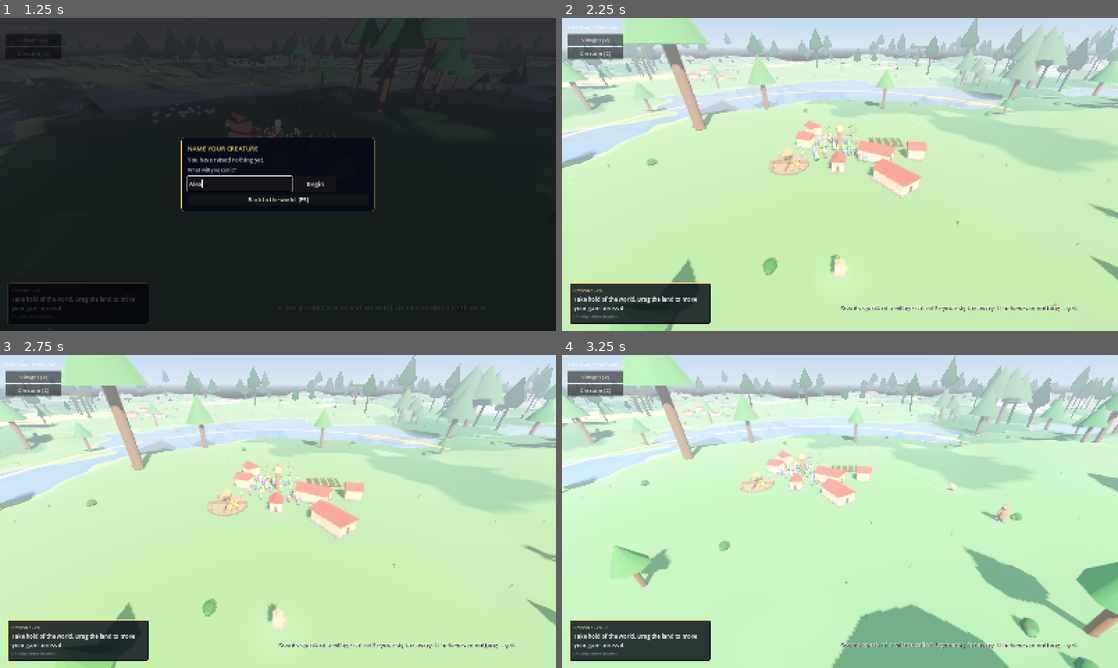
Above: before the commit, frames 1-4 (two rows, left to right).
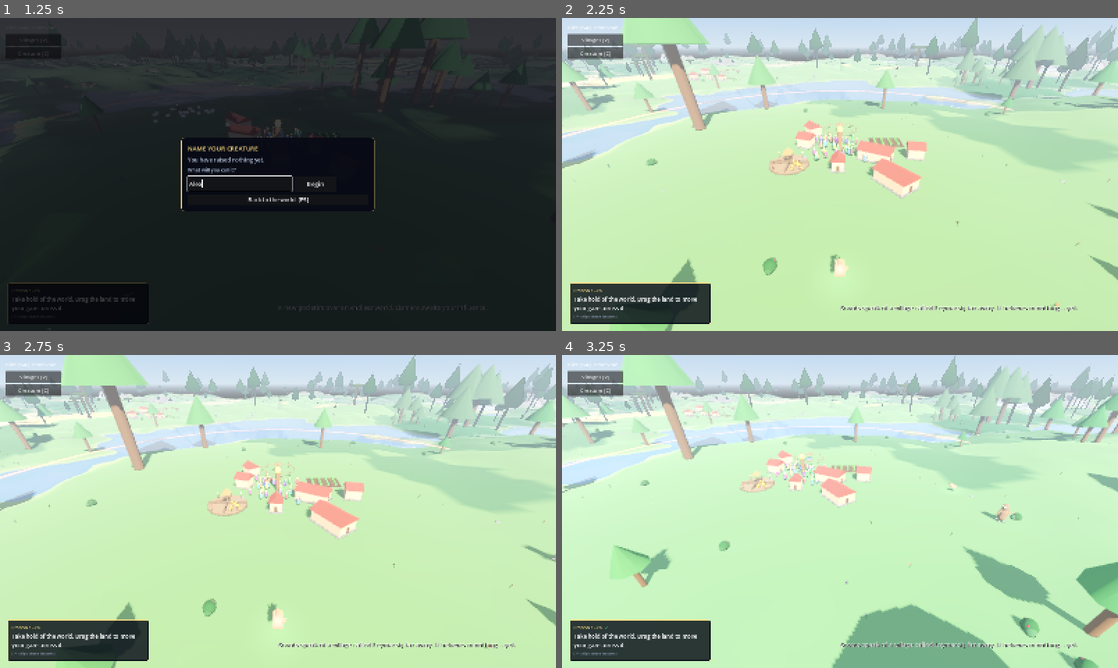
Above: after the commit, the same moments.

Repository: tjloman/tjloman
Game: Godot game, scene res://scenes/main.tscn
The game is run twice, just before and just after one commit, with the same random seed, the same clock (stepped at 60 frames per second) and the same inputs.
Inputs (mouse positions are in pixels of both pictures, inside the frame that each line leads up to):
- Up to frame 1 (1.25 s): click (239, 183) at 0.52 s; type "Alex" at 0.6 s
- Up to frame 2 (2.25 s): click "Begin" at 1.25 s; click "Begin" at 2 s
- Up to frame 3 (2.75 s): no input
- Up to frame 4 (3.25 s): tap Enter at 2.75 s; move the mouse to (962, 495) at 2.77 s; hold Right from 2.78 s (still down); hold S (cam_back) from 2.78 s (still down); click (962, 495) at 2.92 s

Frame 1 is identical in both runs. In frame 2, 0.1% of the frame differs, in the area x 28-54%, y 17-46%; in frame 3, 0.1%, in the area x 25-54%, y 17-48%; in frame 4, less than 0.1%.

Commit message:
Buildings stand on the ground that is drawn, not on the noise
THE SCHOOLHOUSE WAS UNDER THE DIRT. The town raised it, it sank into the green,
and the children gave up and walked back to the totem.

`WorldGen.height_at` is a continuous function and it is exact at any point you
care to ask about. The terrain the player can SEE is not that function: it is a
grid of samples off it, four metres apart, with two flat triangles stretched
over every cell — the same grid handed to the collision heightmap so that what
you see and what you walk on cannot disagree. Between those samples the drawn
ground is a PLANE THROUGH THREE CORNERS, and in a hollow that plane sits above
the true surface. Working the shipped noise out octave by octave: 0.47m on
grass, 0.86m in rocky hills. A schoolhouse doorway is 1.3m tall and starts at
nothing, so half a metre is the doorway underground and the plinth gone.

Every building in the game was settled against the noise, by a placer that also
guessed at their footprints — a flat 2.2m half-width for a barn five metres
across, a schoolhouse four and a half, and a longhouse near six.

THE FIX IS NOT A FUDGE FACTOR. The drawn ground is piecewise linear between
grid corners, so its highest point over any footprint is exactly the highest of
the corners that footprint covers. Ask for that and no part of a building can be
below the ground, on any terrain, ever — nine noise samples for a schoolhouse,
paid once, on the frame it is raised.

And the building measures ITSELF. The placer decides where; the thing being
placed decides how high, off its own collision shape, turned by its own
rotation, because the placer does not know how big it is and has been guessing
wrong at it for a long time. Same bargain Util.within makes with a blow's reach,
and for the same reason: a table of footprints kept anywhere else drifts from
the meshes and nothing says so.

The dock is the one exception and stays one: its deck stands at the waterline
with most of its footprint over open water, and the highest ground under that
footprint is the beach it is built to reach out from.

Also: two integer divisions of my own, both warned about at load and both
deliberate — the rank of a projectile in a volley and the rank of a beast in a
drove column. Marked as meant. A sweep of the rest of the tree turns up no
others: every other division in it is by a float.

tools/footing.py works the interpolation error out from the shipped noise rather
than asserting it, and guards the two things the fix rests on — that the sweep
samples GRID CORNERS and nothing else, and that it uses the step the chunks
actually mesh at. Seven of its eight checks were verified against the exact
broken tree; the eighth could only fail if somebody flattened the whole world,
so it is printed as a number and no longer claims to be a check.

Co-Authored-By: Claude Opus 5 <noreply@anthropic.com>
Claude-Session: https://claude.ai/code/session_01NqBKfyc5c6bViy6kUi2S7P

Diff:
--- a/scripts/animals/drove.gd
+++ b/scripts/animals/drove.gd
@@ -163,7 +163,10 @@
 		# Centred on the herd's own heart rather than trailing behind it, or
 		# `Herd._recentre` would spend the rest of the day dragging the mass
 		# forward onto the column and the column back off it.
-		var back := (float(i / ABREAST) - float(ranks - 1) * 0.5) * RANK_GAP
+		# Integer division ON PURPOSE: which RANK of the column this one is in.
+		@warning_ignore("integer_division")
+		var rank := i / ABREAST
+		var back := (float(rank) - float(ranks - 1) * 0.5) * RANK_GAP
 		var side := (float(i % ABREAST) - float(ABREAST - 1) * 0.5) * FILE_GAP
 		# AND NOBODY IS QUITE IN LINE. Off the row's own index, so it is the
 		# same lean every time this column forms — a drove, not a parade, and
--- a/scripts/miracles/volley.gd
+++ b/scripts/miracles/volley.gd
@@ -88,7 +88,11 @@
 		# LEFT, RIGHT, FURTHER LEFT, FURTHER RIGHT — so the volley grows out
 		# from the shot the player actually took, and the one they aimed is
 		# always the one in the middle.
-		var lean := float((i + 1) / 2) * (-1.0 if i % 2 == 1 else 1.0)
+		# Integer division ON PURPOSE: 1,2,3,4 become ranks 1,1,2,2 — which is
+		# what "one out on each side, then two out on each side" means.
+		@warning_ignore("integer_division")
+		var rank := (i + 1) / 2
+		var lean := float(rank) * (-1.0 if i % 2 == 1 else 1.0)
 		where.add_child(twin)
 		twin.global_position = first.global_position + side * (gap * lean)
 		var away := vel.rotated(Vector3.UP, deg_to_rad(step * lean)) \
--- a/scripts/world/edubba.gd
+++ b/scripts/world/edubba.gd
@@ -144,6 +144,16 @@
 			add_child(Util.box(Vector3(0.5, 0.5, 0.08), Color(0.4, 0.55, 0.6), Vector3(x, 1.3, 1.5)))
 		# A little standing tablet by the door, to read as "school".
 		add_child(Util.box(Vector3(0.5, 0.7, 0.08), Color(0.72, 0.64, 0.5), Vector3(1.5, 0.9, 1.2)))
+
+	# AND THEN IT SITS DOWN ON THE GROUND THAT IS ACTUALLY DRAWN.
+	#
+	# This is the building it was found on: the town raised a school, the school
+	# sank into the green, and the children gave up and walked back to the
+	# totem. The placer settles a spot against `height_at`, which is the noise —
+	# and the hillside you can see is a four-metre grid of samples off that
+	# noise with flat triangles between them, so in a hollow the drawn ground
+	# sits most of a metre ABOVE the number the school was given. See Footing.
+	Footing.settle(self, get_tree().get_first_node_in_group("world_gen") as WorldGen)
 
 
 ## HOW MANY CLASSES ARE RUNNING — one per teacher actually standing in the
--- /dev/null
+++ b/scripts/world/footing.gd
@@ -0,0 +1,116 @@
+class_name Footing
+## WHAT HEIGHT A BUILDING STANDS AT, measured against the ground that is
+## actually drawn rather than against the ground the noise says is there.
+##
+## THE TWO ARE NOT THE SAME, and that is the whole reason this file exists.
+## `WorldGen.height_at` is a continuous function — noise plus whatever scars
+## have been cut into it — and it is exact at any point you care to ask about.
+## The terrain you can SEE is not that function: it is a grid of samples off it,
+## four metres apart, with two triangles stretched over every cell (see
+## Chunk._build_terrain, which hands the same grid to the collision heightmap so
+## that what you see and what you walk on cannot disagree).
+##
+## Between those samples the drawn ground is a FLAT PLANE through three corners,
+## and in a hollow — where the land curves up away from the middle of the cell —
+## that plane sits ABOVE the true surface by as much as the curvature over four
+## metres, which on this terrain is the better part of a metre.
+##
+## So a building settled at `height_at` in a hollow is settled UNDERNEATH the
+## hillside it is standing on. Its plinth is buried, its doorway is buried, and
+## from above you see a roof lying in the grass. The schoolhouse is the one this
+## was found on — the town raised it, it sank into the green, and the children
+## gave up and went back to the totem.
+##
+## THE FIX IS NOT A FUDGE FACTOR. The drawn ground is piecewise linear between
+## grid corners, so its highest point over any footprint is exactly the highest
+## of the corners that footprint covers. Ask for that and no part of the
+## building can be below the ground, ever, on any terrain — and it is nine noise
+## samples for a schoolhouse, paid once, on the frame it is raised.
+
+## A ceiling on the sweep, for anything with an enormous footprint. A jetty is
+## sixteen metres of deck; nothing needs two hundred samples to stand up.
+const MOST_CORNERS := 64
+
+## The least a thing is treated as being, so something with no collision shape
+## at all still settles against a cell rather than a point.
+const LEAST_HALF := 0.5
+
+
+## THE HIGHEST CORNER OF THE DRAWN GROUND under this footprint.
+##
+## `at` and `half` are in world XZ. The grid is absolute: a chunk's origin is an
+## exact multiple of CHUNK_SIZE (see WorldGen._spawn_chunk) and its samples step
+## evenly across it, so grid corners fall on multiples of the step in world
+## space and this needs no chunk to ask.
+static func under(world: WorldGen, at: Vector2, half: Vector2) -> float:
+	if world == null:
+		return -INF
+	var step := WorldGen.CHUNK_SIZE / float(maxi(world.chunk_cells, 1))
+	var x0 := floori((at.x - half.x) / step)
+	var x1 := ceili((at.x + half.x) / step)
+	var z0 := floori((at.y - half.y) / step)
+	var z1 := ceili((at.y + half.y) / step)
+	var top := -INF
+	var taken := 0
+	for gz in range(z0, z1 + 1):
+		for gx in range(x0, x1 + 1):
+			top = maxf(top, world.height_at(float(gx) * step, float(gz) * step))
+			taken += 1
+			if taken >= MOST_CORNERS:
+				return top
+	return top
+
+
+## SIT THIS THING ON THE GROUND. Measured off its OWN collision shape, so the
+## building's size and the height it settles at can never be two opinions — the
+## same bargain `Util.within` makes with a blow's reach, and for the same
+## reason: a table of footprints kept somewhere else drifts from the meshes and
+## nothing says so.
+##
+## Called at the END of a building's own `_ready`, after its shape exists. The
+## placer decides WHERE; the building decides how high, because the placer does
+## not know how big it is and has guessed wrong about it for a long time.
+static func settle(what: Node3D, world: WorldGen) -> void:
+	if what == null or not is_instance_valid(what) or not what.is_inside_tree():
+		return
+	var half := footprint_of(what)
+	if half == Vector2.ZERO:
+		return
+	var here := what.global_position
+	var top := under(world, Vector2(here.x, here.z), half)
+	if is_finite(top):
+		what.global_position.y = top
+
+
+## HOW WIDE THIS THING IS ON THE GROUND, as a world-axis half-extent — the
+## rectangle its collision shape occupies, turned by whatever the thing is
+## turned by. A village is rotated and everything in it with it, so a footprint
+## measured in local space and used in world space is the wrong rectangle.
+static func footprint_of(what: Node3D) -> Vector2:
+	var half := Vector2.ZERO
+	for child in what.get_children():
+		var col := child as CollisionShape3D
+		if col == null or col.shape == null:
+			continue
+		var crate := col.shape as BoxShape3D
+		if crate != null:
+			half = half.max(Vector2(crate.size.x, crate.size.z) * 0.5)
+			continue
+		var tube := col.shape as CylinderShape3D
+		if tube != null:
+			half = half.max(Vector2(tube.radius, tube.radius))
+			continue
+		var ball := col.shape as SphereShape3D
+		if ball != null:
+			half = half.max(Vector2(ball.radius, ball.radius))
+	if half == Vector2.ZERO:
+		return Vector2.ZERO
+	half = half.max(Vector2(LEAST_HALF, LEAST_HALF))
+	# THE AABB OF THE TURNED RECTANGLE. Exact, not a circumscribed square: a
+	# schoolhouse turned forty degrees covers a different set of grid corners
+	# than one facing north, and rounding that up would lift every building in
+	# a village a little further out of the ground than it needs to be.
+	var yaw := what.global_basis.get_euler().y
+	var c := absf(cos(yaw))
+	var s := absf(sin(yaw))
+	return Vector2(half.x * c + half.y * s, half.x * s + half.y * c)
--- a/scripts/world/house.gd
+++ b/scripts/world/house.gd
@@ -90,6 +90,11 @@
 		_build_scaffold_visuals()
 	else:
 		_build_visuals()
+	# AND IT SITS DOWN ON THE GROUND THAT IS DRAWN. A longhouse is nearly six
+	# metres long and was settled against a square sample of three and a half,
+	# taken off the smooth noise rather than off the four-metre grid of flat
+	# triangles the player can actually see. See Footing.
+	Footing.settle(self, get_tree().get_first_node_in_group("world_gen") as WorldGen)
 
 
 func capacity() -> int:
--- a/scripts/world/workshop.gd
+++ b/scripts/world/workshop.gd
@@ -430,6 +430,17 @@
 		var world := get_tree().get_first_node_in_group("world_gen") as WorldGen
 		var out_to_sea := Waters.bearing_for(village, world)
 		rotation.y = atan2(cos(out_to_sea), sin(out_to_sea)) - village.rotation.y
+		return
+	# AND IT SITS DOWN ON THE GROUND THAT IS DRAWN, not on the noise the placer
+	# measured. See Footing — a barn is five metres across and was settled
+	# against a sample four metres wide, on a surface that is a grid of flat
+	# triangles rather than the smooth function it was sampled from.
+	#
+	# NOT THE DOCK, which is the one building in the village whose height is a
+	# decision rather than a consequence: its deck stands at the waterline with
+	# most of its footprint over open water, and the highest ground under that
+	# footprint is the beach it is trying to get away from.
+	Footing.settle(self, get_tree().get_first_node_in_group("world_gen") as WorldGen)
 
 
 ## THE YARD: A LAMP AND A TROUGH.
Not shown, added: tools/footing.py
